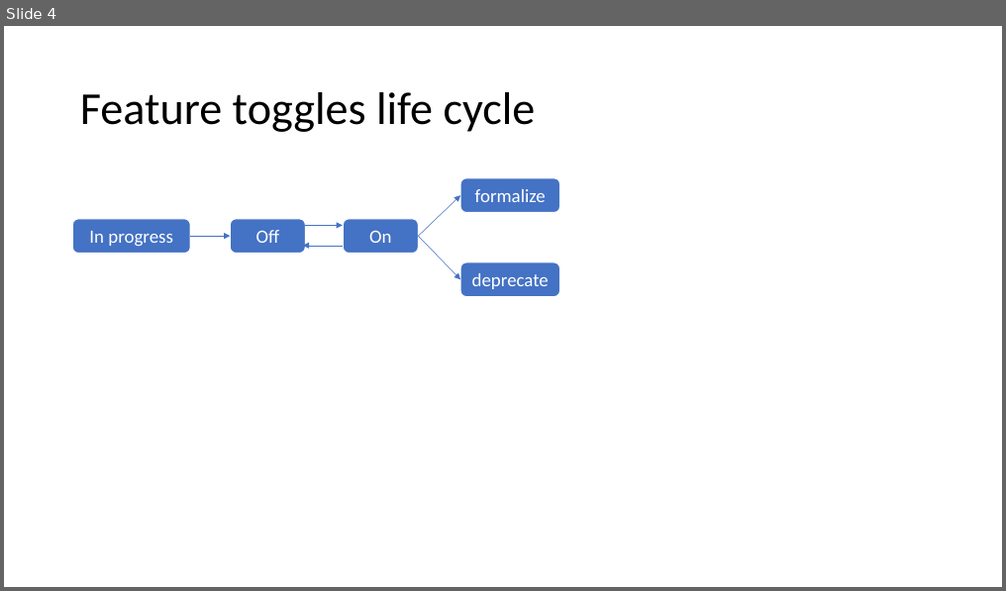
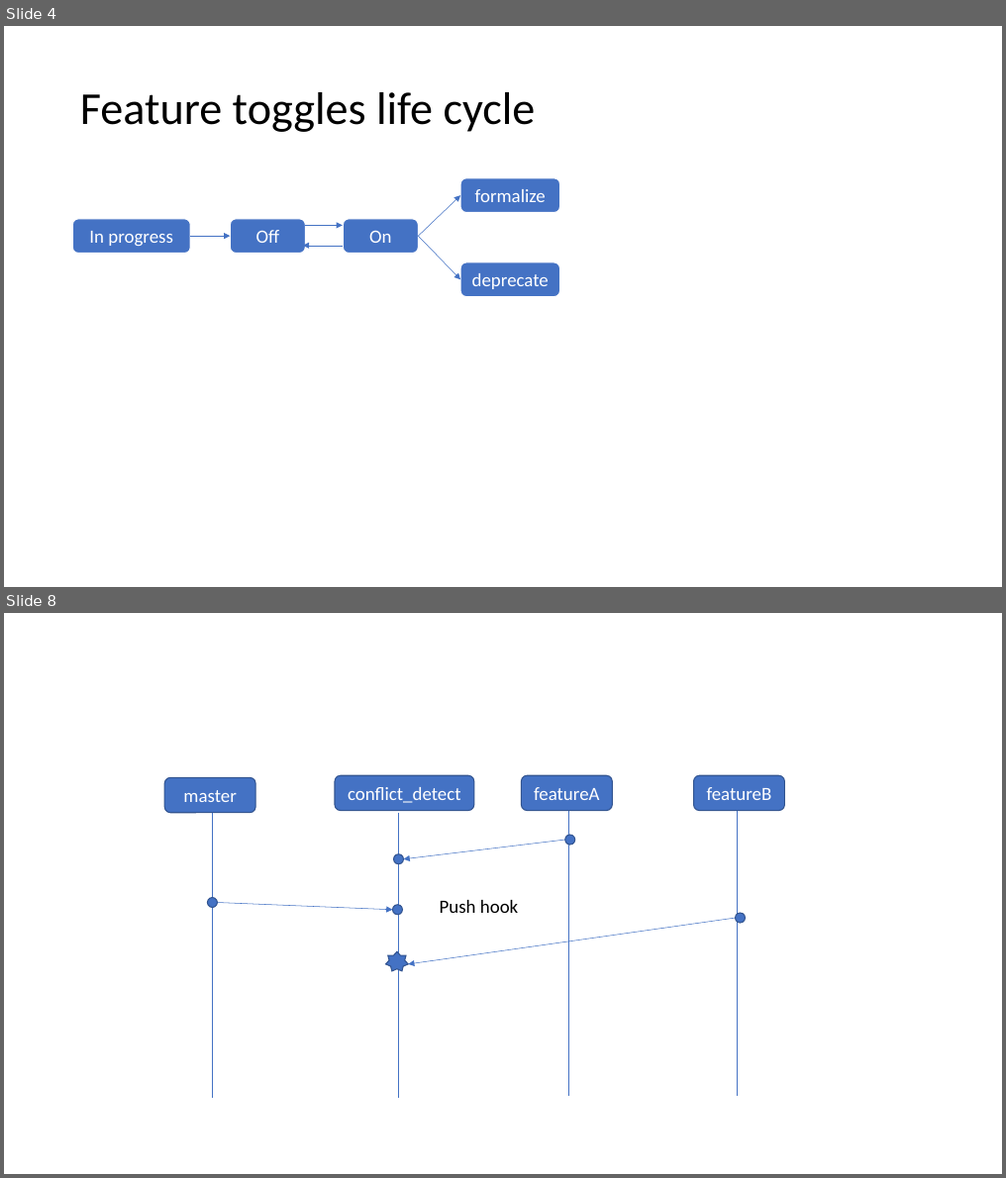
Before and after one commit to chaiyilin/featureToggling, a slide deck: featureToggles.pptx. Shown one above the other, each under a label of ours: slide 4 before the commit, slides 4 and 8 after it; the slides between them are not shown. The pictures are 1006x591 and 1006x1178 pixels, drawn with LibreOffice and Linux fonts; fonts in the diff are those of the drawing. Boxes give left, top, right and bottom in pixels: in the first picture for what was removed or moved away, otherwise in the second. Text is boxed around its words. In the diff, an @@ line names an element or a change of style, - is before the commit and + after.

```diff
--- a/featureToggles.pptx
+++ b/featureToggles.pptx
@@ slide 8 added at (x1=4, y1=613, x2=1002, y2=1174), background #FFFFFF @@
@@ rounded rectangle added at (x1=165, y1=777, x2=256, y2=813), fill #4472C4, outline #325491 1 pt, 18 pt, text #FFFFFF @@
+master
@@ rounded rectangle added at (x1=335, y1=775, x2=474, y2=811), fill #4472C4, outline #325491 1 pt, 18 pt, text #FFFFFF @@
+conflict_detect
@@ rounded rectangle added at (x1=522, y1=775, x2=613, y2=811), fill #4472C4, outline #325491 1 pt, 18 pt, text #FFFFFF @@
+featureA
@@ rounded rectangle added at (x1=693, y1=775, x2=785, y2=811), fill #4472C4, outline #325491 1 pt, 18 pt, text #FFFFFF @@
+featureB
@@ line added from (212, 813) to (212, 1098), #4472C4 0.5 pt @@
@@ line added from (399, 813) to (399, 1098), #4472C4 0.5 pt @@
@@ line added from (569, 811) to (569, 1096), #4472C4 0.5 pt @@
@@ line added from (738, 811) to (738, 1096), #4472C4 0.5 pt @@
@@ arrow added from (565, 840) to (404, 860), #4472C4 0.5 pt @@
@@ ellipse added at (x1=565, y1=835, x2=575, y2=845), fill #4472C4, outline #325491 1 pt @@
@@ ellipse added at (x1=394, y1=854, x2=404, y2=863), fill #4472C4, outline #325491 1 pt @@
@@ ellipse added at (x1=208, y1=897, x2=218, y2=907), fill #4472C4, outline #325491 1 pt @@
@@ arrow added from (218, 903) to (392, 910), #4472C4 0.5 pt @@
@@ ellipse added at (x1=392, y1=905, x2=402, y2=915), fill #4472C4, outline #325491 1 pt @@
@@ text added at (x1=440, y1=900, x2=518, y2=913), 18 pt, text #000000 @@
+Push hook
@@ arrow added from (736, 918) to (408, 964), #4472C4 0.5 pt @@
@@ ellipse added at (x1=736, y1=913, x2=746, y2=923), fill #4472C4, outline #325491 1 pt @@
@@ star added at (x1=386, y1=953, x2=408, y2=971), fill #4472C4, outline #325491 1 pt @@
```
Also in this commit, not shown: 3 slides changed, 13 other slides added, 4 slides removed.
